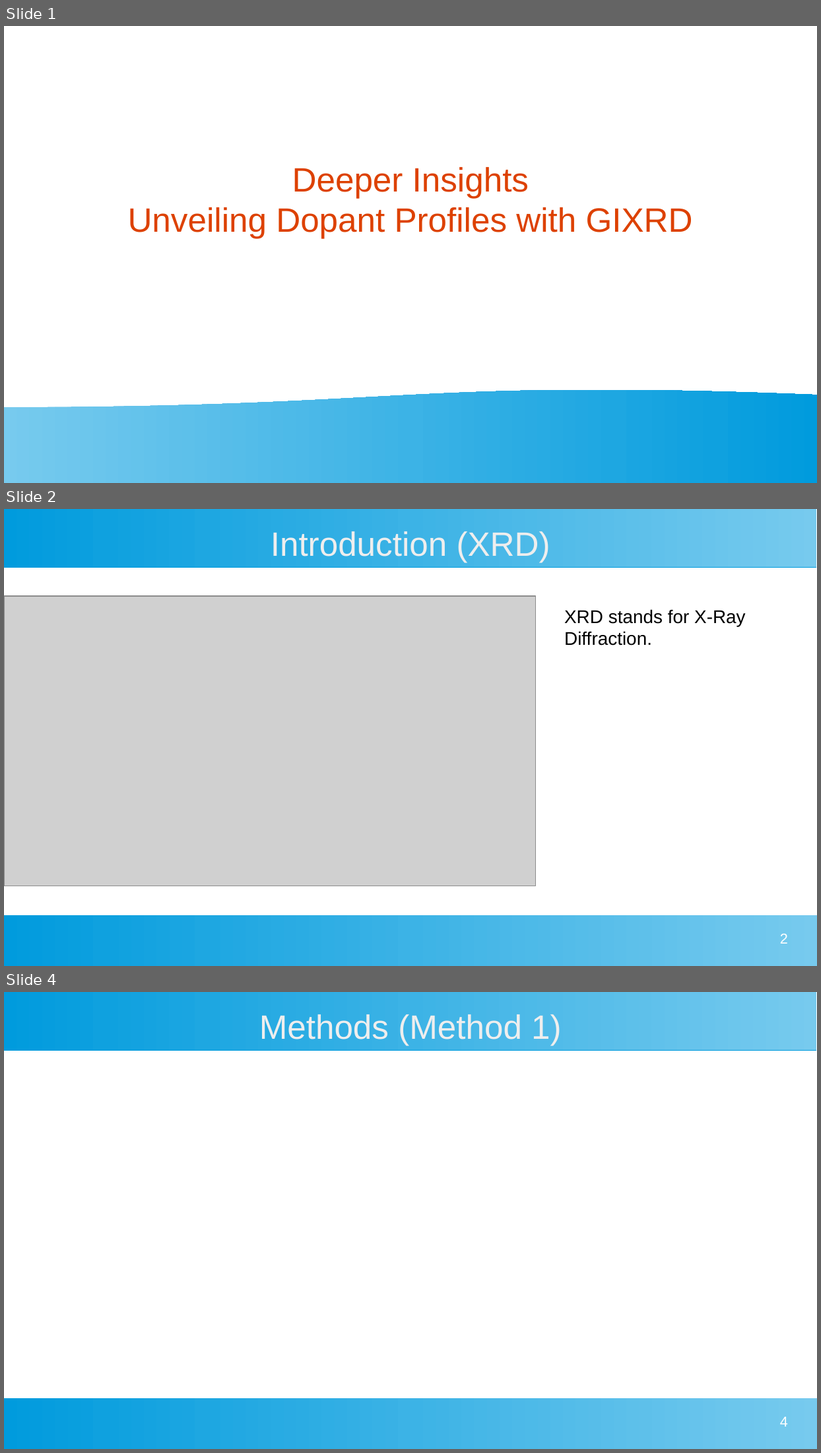
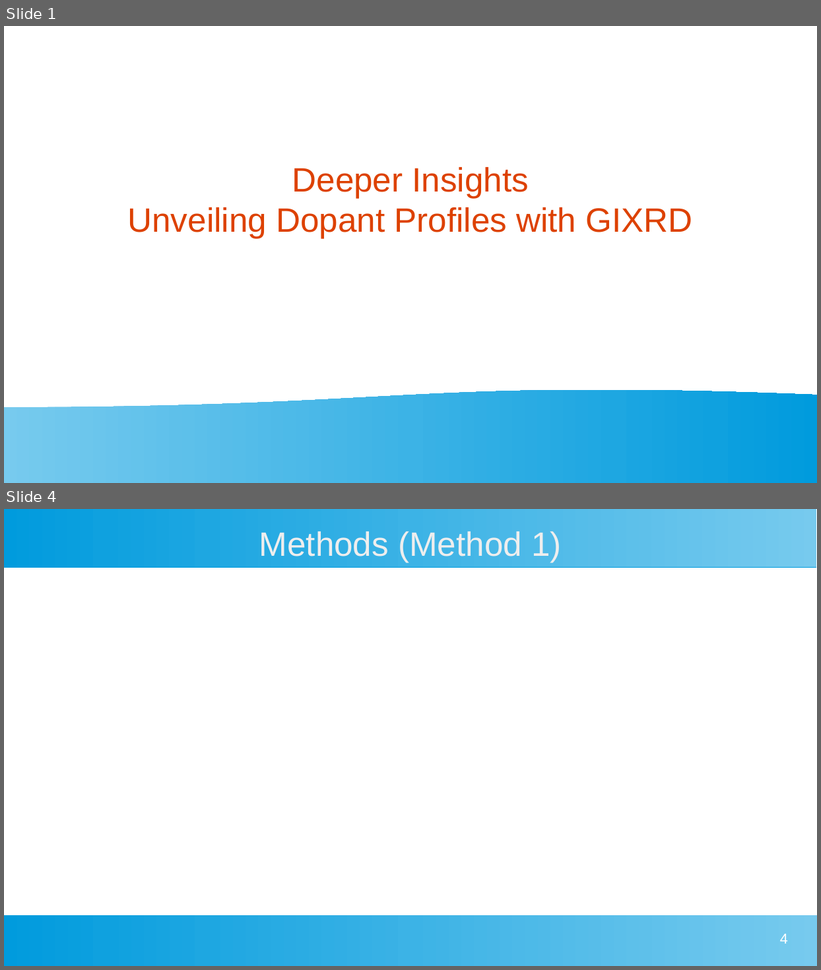
Before and after one commit to MarkS5001/GIXRD-Thesis, a slide deck: Thesis Defense Presentation.odp. Shown one above the other, each under a label of ours: slides 1, 2 and 4 before the commit, slides 1 and 4 after it; the slides between them are not shown. The pictures are 821x1453 and 821x970 pixels, drawn with LibreOffice and Linux fonts; fonts in the diff are those of the drawing; grey boxes stand for pictures. Boxes give left, top, right and bottom in pixels: in the first picture for what was removed or moved away, otherwise in the second. Text is boxed around its words. In the diff, an @@ line names an element or a change of style, - is before the commit and + after.

```diff
--- a/Thesis Defense Presentation.odp
+++ b/Thesis Defense Presentation.odp
@@ slide 2 removed at [4, 509, 817, 966], background #FFFFFF; not listed: 2 template elements that a slide beside it also shows @@
@@ title removed at [271, 531, 550, 562] @@
-Introduction (XRD)
@@ picture removed at [4, 596, 536, 887] @@
@@ text removed at [564, 609, 746, 646] @@
-XRD stands for X-Ray Diffraction.
@@ page number removed at [780, 934, 788, 944] @@
-2
```
Also in this commit, not shown: 2 slides added, 1 other slide removed.
